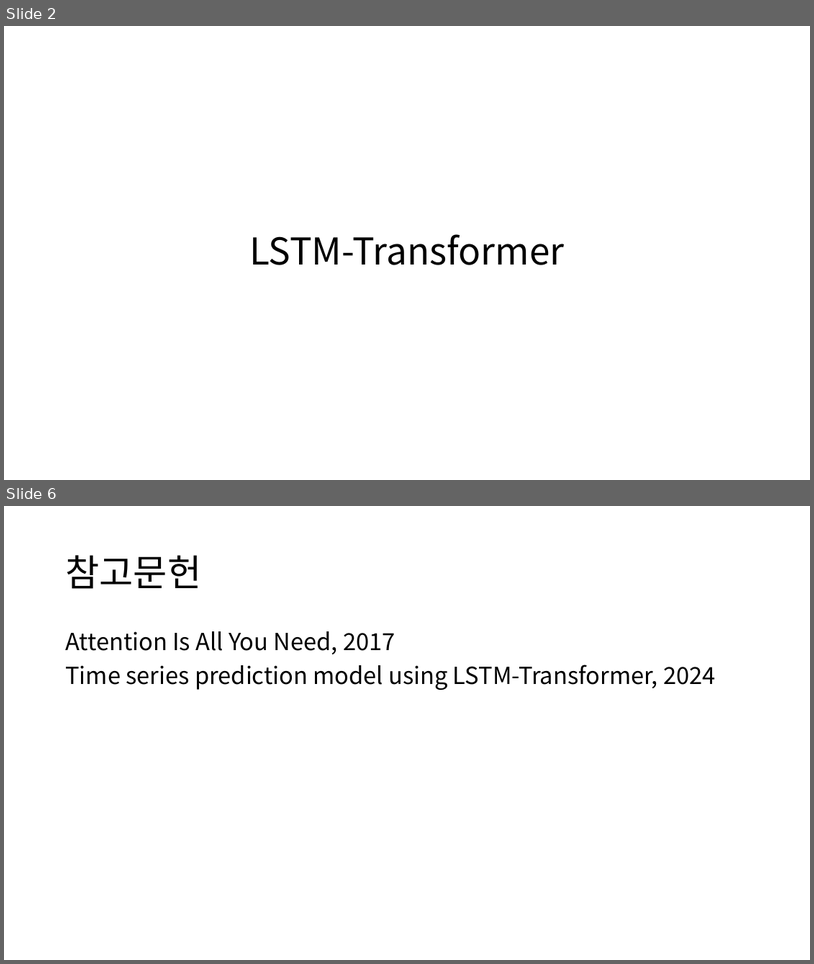
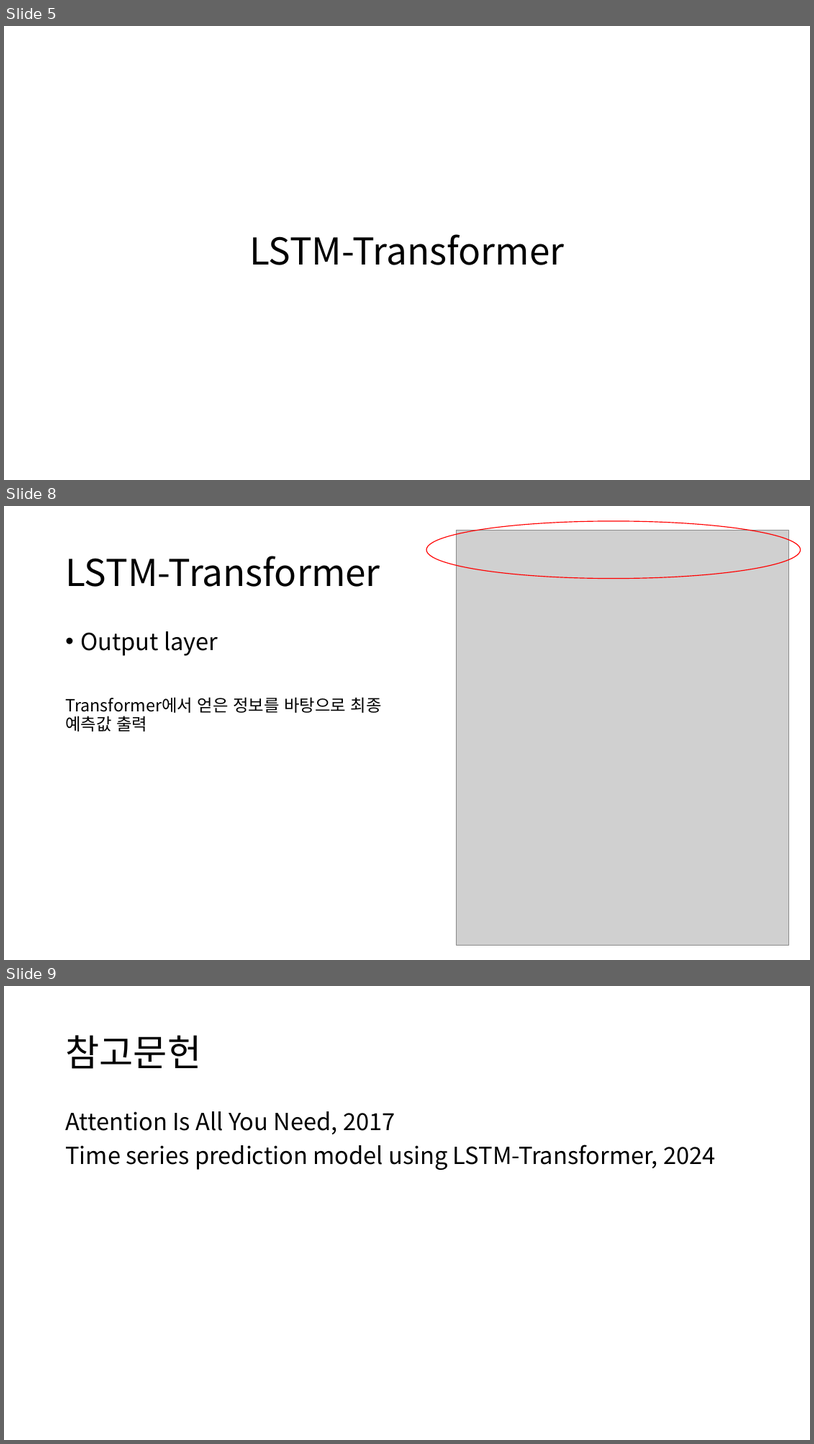
Before and after one commit to Noaplex/capstone, a slide deck: LSTM_Transformer_Parallel.pptx. Shown one above the other, each under a label of ours: slides 2 and 6 before the commit, slides 5, 8 and 9 after it; the slides between them are not shown. The pictures are 814x964 and 814x1444 pixels, drawn with LibreOffice and Linux fonts; fonts in the diff are those of the drawing; grey boxes stand for pictures. Boxes give left, top, right and bottom in pixels: in the first picture for what was removed or moved away, otherwise in the second. Text is boxed around its words. In the diff, an @@ line names an element or a change of style, - is before the commit and + after.

```diff
--- a/LSTM_Transformer_Parallel.pptx
+++ b/LSTM_Transformer_Parallel.pptx
@@ slide 8 added at (4, 506, 810, 960), background #FFFFFF @@
@@ ellipse added at (427, 521, 801, 579), outline #FF0000 1 pt @@
@@ picture added at (456, 530, 790, 944) @@
@@ title added at (65, 556, 381, 587), 44 pt, text #000000 @@
+LSTM-Transformer
@@ text added at (65, 631, 382, 731), 20 pt, text #000000 @@
+• Output layer
+Transformer에서 얻은 정보를 바탕으로 최종 예측값 출력
@@ what was slide 2 is now slide 5 @@
@@ what was slide 6 is now slide 9 @@
```
Also in this commit, not shown: 1 slide changed, 2 other slides added.
